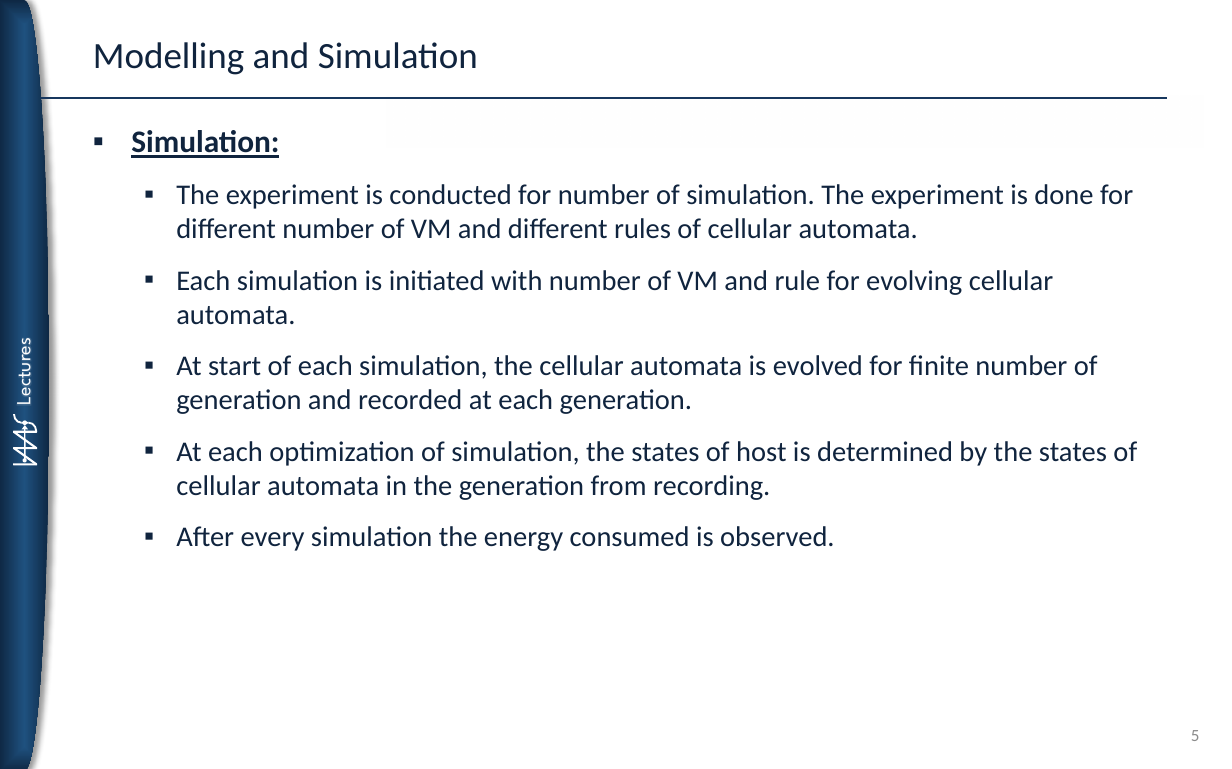
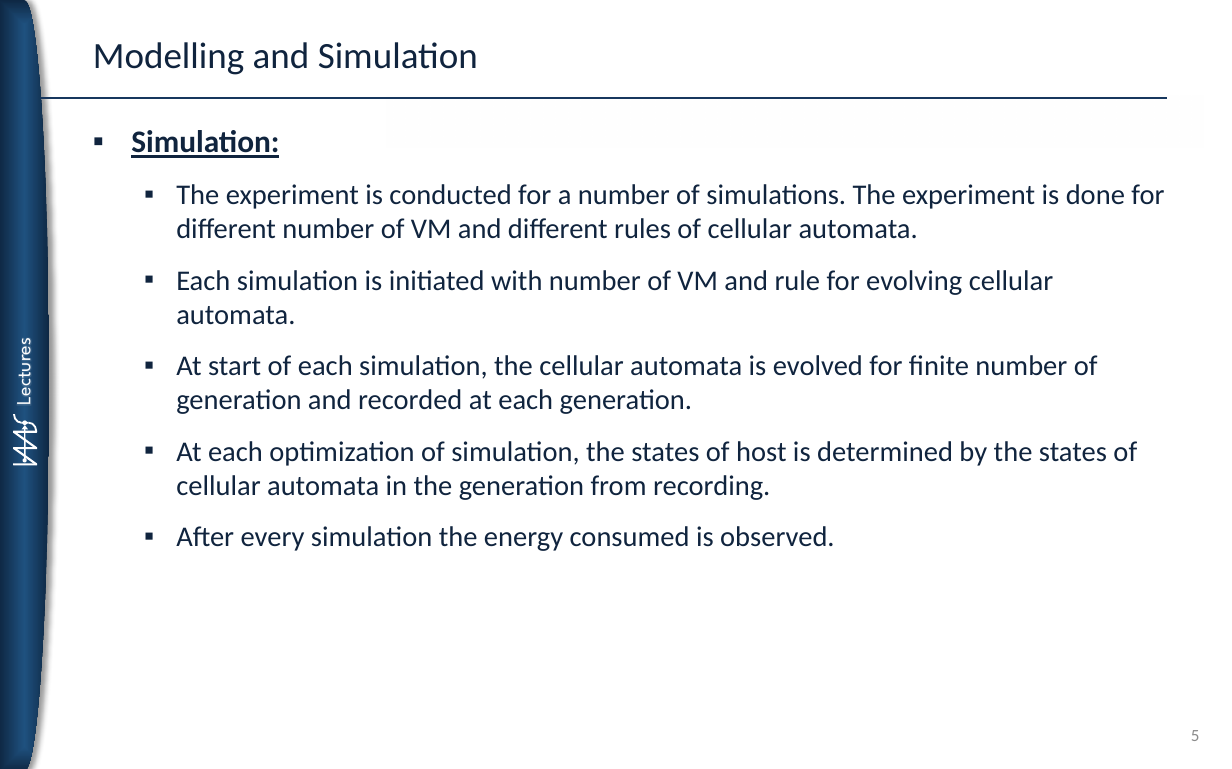
Before and after one commit to koushik1703/cloudsim, a slide deck: slide 5 of Cellular Automata for Cloud Resource Allocation.pptx. Drawn at 1232x769 pixels with LibreOffice and Linux fonts; fonts in the diff are those of the drawing. Boxes give left, top, right and bottom in pixels: in the first picture for what was removed or moved away, otherwise in the second. Text is boxed around its words. In the diff, an @@ line names an element or a change of style, - is before the commit and + after.

```diff
--- a/Cellular Automata for Cloud Resource Allocation.pptx
+++ b/Cellular Automata for Cloud Resource Allocation.pptx
@@ text at [176,184,1164,239]: text changed @@
-  ▪ The experiment is conducted for number of simulation. The experiment is done for different number of VM and different rules of cellular automata.
+  ▪ The experiment is conducted for a number of simulations. The experiment is done for different number of VM and different rules of cellular automata.
```
Also in this commit, not shown: 6 other slides changed.
